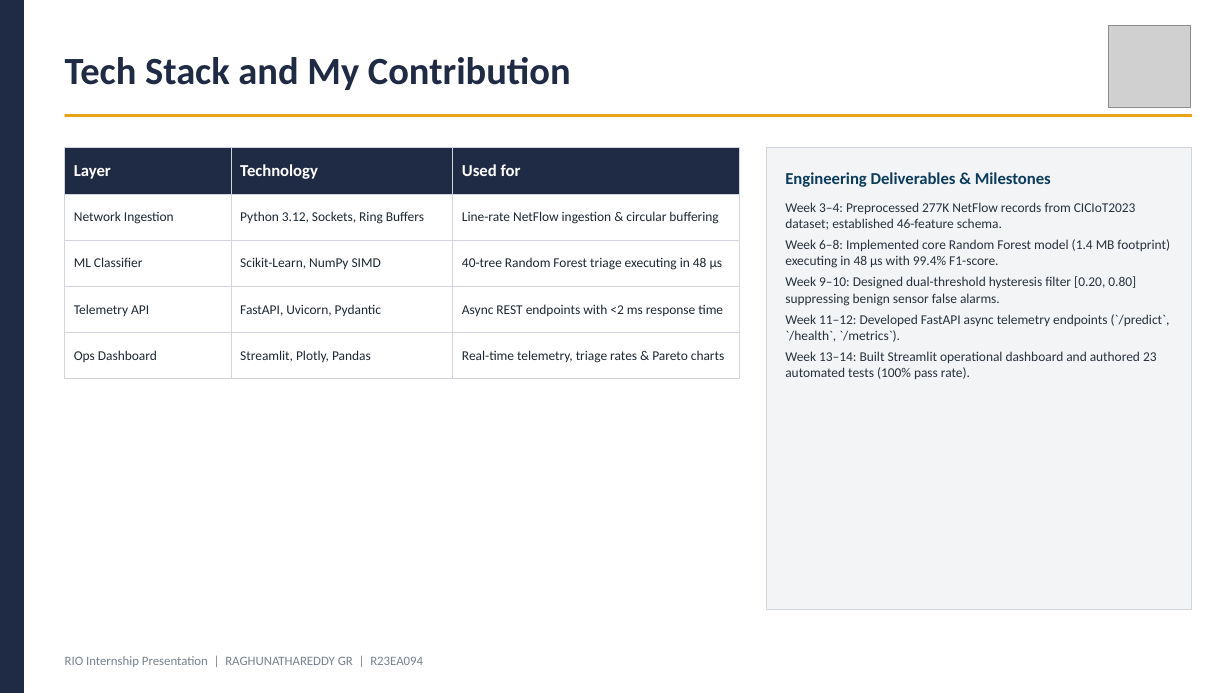
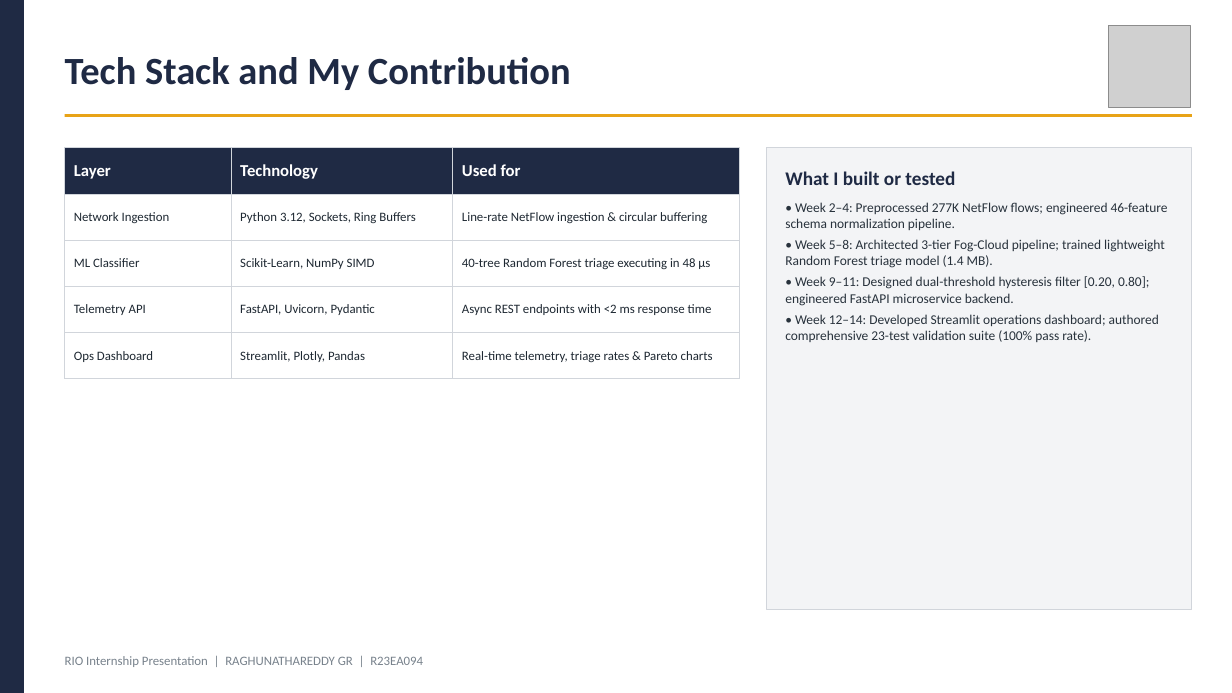
Before and after one commit to Raghunath2604/RIO_PROJECT-SMART_CITY-, a slide deck: slide 4 of docs/RIO_Internship_Presentation_R23EA094.pptx. Drawn at 1232x693 pixels with LibreOffice and Linux fonts; fonts in the diff are those of the drawing; grey boxes stand for pictures. Boxes give left, top, right and bottom in pixels: in the first picture for what was removed or moved away, otherwise in the second. Text is boxed around its words. In the diff, an @@ line names an element or a change of style, - is before the commit and + after.

```diff
--- a/docs/RIO_Internship_Presentation_R23EA094.pptx
+++ b/docs/RIO_Internship_Presentation_R23EA094.pptx
@@ table at (x1=65, y1=148, x2=739, y2=379) @@
@@ size 10.5 to 10 pt @@
@@ text at (x1=785, y1=171, x2=955, y2=185): text changed; size 13 to 15 pt; text colour #0B3C5D to #1F2A44 @@
-Engineering Deliverables & Milestones
+What I built or tested
@@ text at (x1=785, y1=202, x2=1168, y2=342): text changed @@
-Week 3–4: Preprocessed 277K NetFlow records from CICIoT2023 dataset; established 46-feature schema.
-Week 6–8: Implemented core Random Forest model (1.4 MB footprint) executing in 48 μs with 99.4% F1-score.
-Week 9–10: Designed dual-threshold hysteresis filter [0.20, 0.80] suppressing benign sensor false alarms.
-Week 11–12: Developed FastAPI async telemetry endpoints (`/predict`, `/health`, `/metrics`).
-Week 13–14: Built Streamlit operational dashboard and authored 23 automated tests (100% pass rate).
+• Week 2–4: Preprocessed 277K NetFlow flows; engineered 46-feature schema normalization pipeline.
+• Week 5–8: Architected 3-tier Fog-Cloud pipeline; trained lightweight Random Forest triage model (1.4 MB).
+• Week 9–11: Designed dual-threshold hysteresis filter [0.20, 0.80]; engineered FastAPI microservice backend.
+• Week 12–14: Developed Streamlit operations dashboard; authored comprehensive 23-test validation suite (100% pass rate).
```
Also in this commit, not shown: 7 other slides changed, 19 other files.
